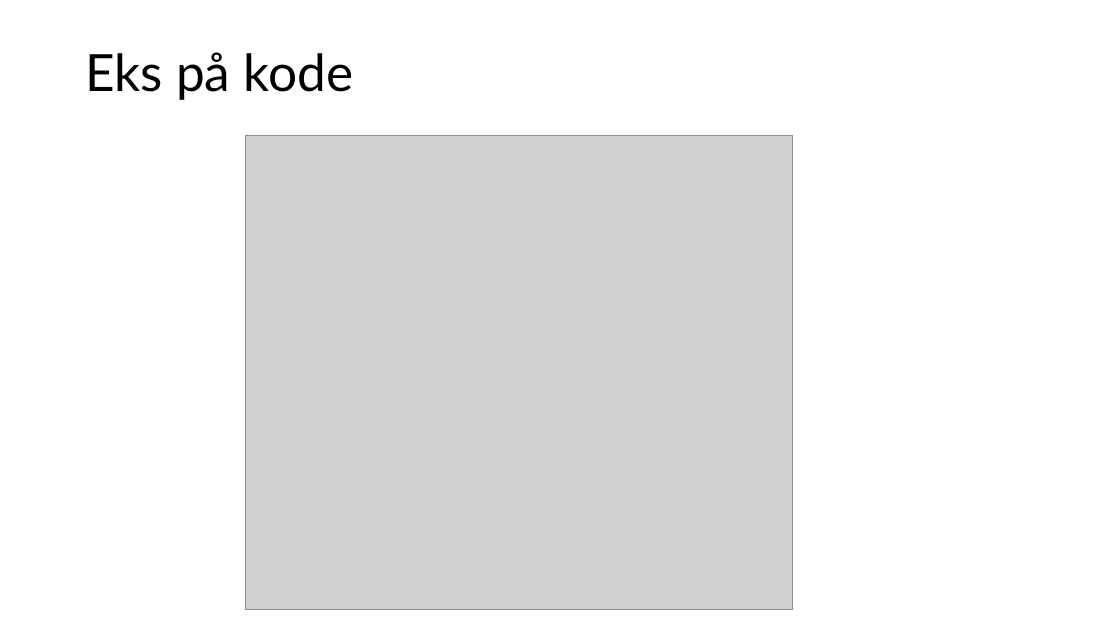
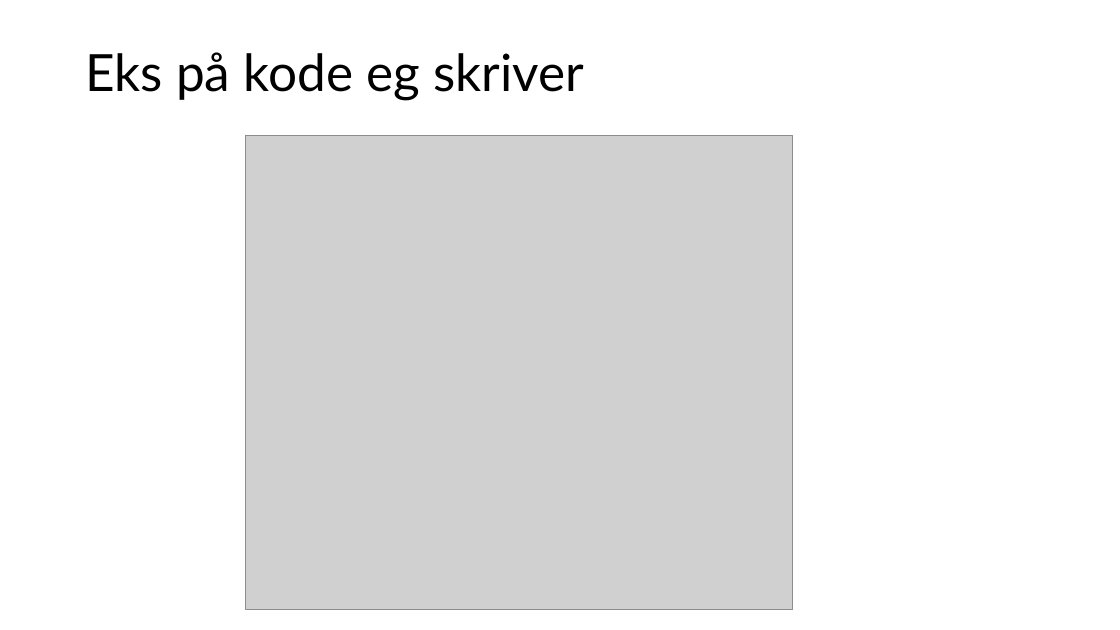
Before and after one commit to MikAoJk/slides, a slide deck: slide 2 of Hva gjør eg på jobb.pptx. Drawn at 1120x630 pixels with LibreOffice and Linux fonts; fonts in the diff are those of the drawing; grey boxes stand for pictures. Boxes give left, top, right and bottom in pixels: in the first picture for what was removed or moved away, otherwise in the second. Text is boxed around its words. In the diff, an @@ line names an element or a change of style, - is before the commit and + after.

```diff
--- a/Hva gjør eg på jobb.pptx
+++ b/Hva gjør eg på jobb.pptx
@@ title at [85,52,584,101]: text changed @@
-Eks på kode
+Eks på kode eg skriver
```
Also in this commit, not shown: 3 other slides changed.
